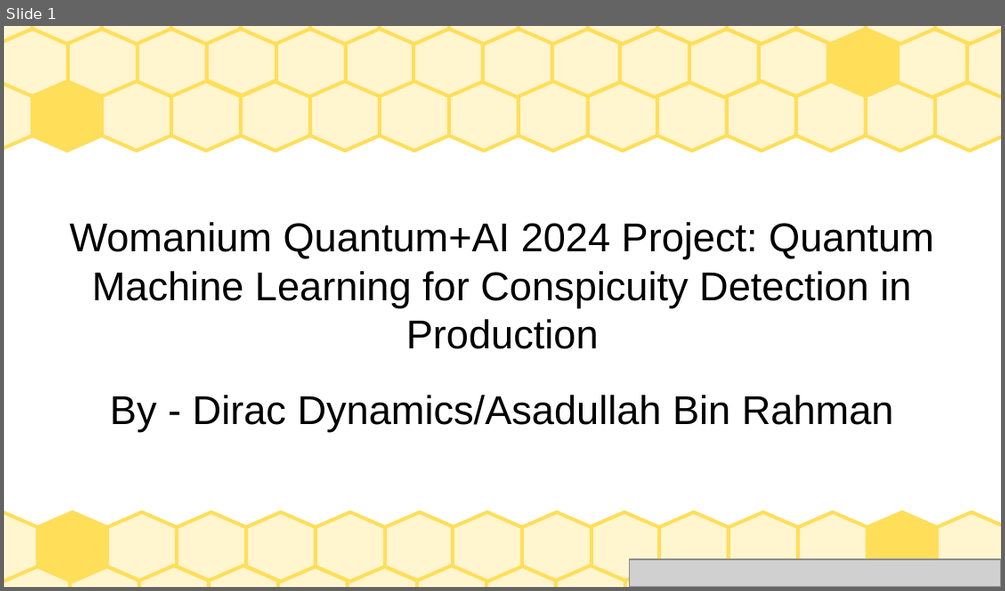
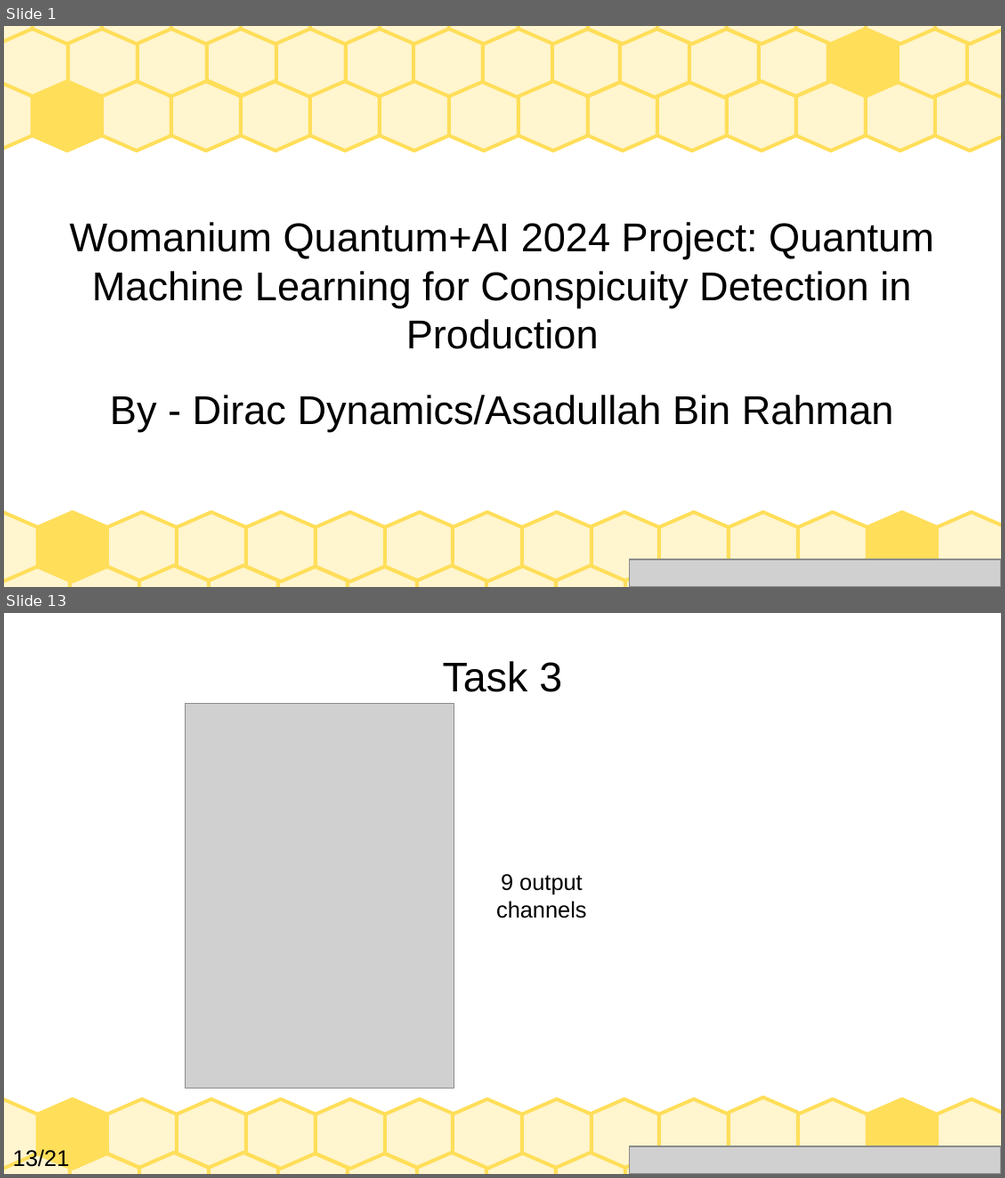
Before and after one commit to AsadullahGalib007/QML-for-Conspicuity-Detection-in-Production, a slide deck: project-presentation.odp. Shown one above the other, each under a label of ours: slide 1 before the commit, slides 1 and 13 after it; the slides between them are not shown. The pictures are 1005x591 and 1005x1178 pixels, drawn with LibreOffice and Linux fonts; fonts in the diff are those of the drawing; grey boxes stand for pictures. Boxes give left, top, right and bottom in pixels: in the first picture for what was removed or moved away, otherwise in the second. Text is boxed around its words. In the diff, an @@ line names an element or a change of style, - is before the commit and + after.

```diff
--- a/project-presentation.odp
+++ b/project-presentation.odp
@@ slide 13 added at [4, 613, 1001, 1174], background #FFFFFF; not listed: 29 template elements that a slide beside it also shows @@
@@ title added at [443, 661, 562, 692], 33 pt, text #000000 @@
+Task 3
@@ picture added at [185, 704, 454, 1088] @@
@@ text added at [496, 874, 587, 918], 18 pt, text #000000 @@
+9 output channels
@@ freeform shape added at [728, 1097, 798, 1167], fill #FFF5CE, outline #FFDE59 2.83 pt @@
@@ text added at [13, 1148, 70, 1171], 18 pt, text #000000 @@
+13/21
@@ picture added at [629, 1147, 1001, 1174] @@
```
Also in this commit, not shown: 2 slides changed, 17 other slides added, 7 slides removed.
